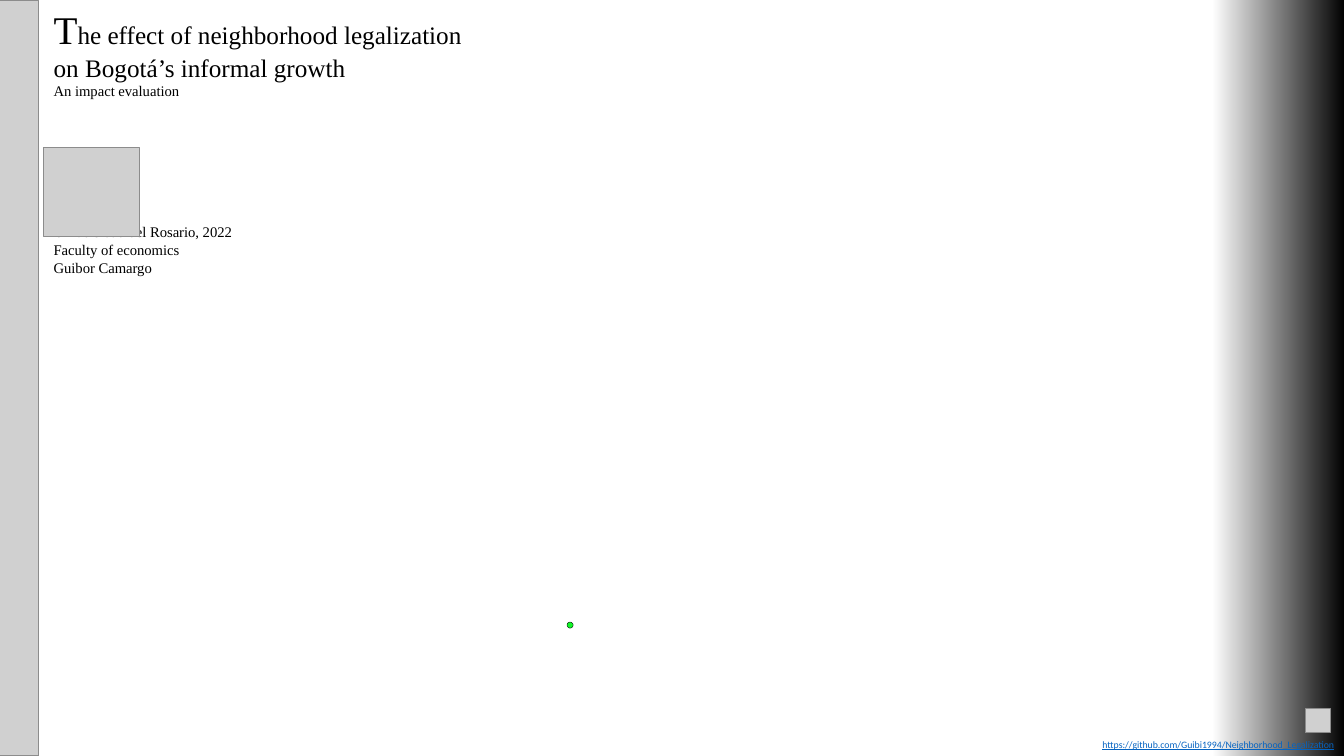
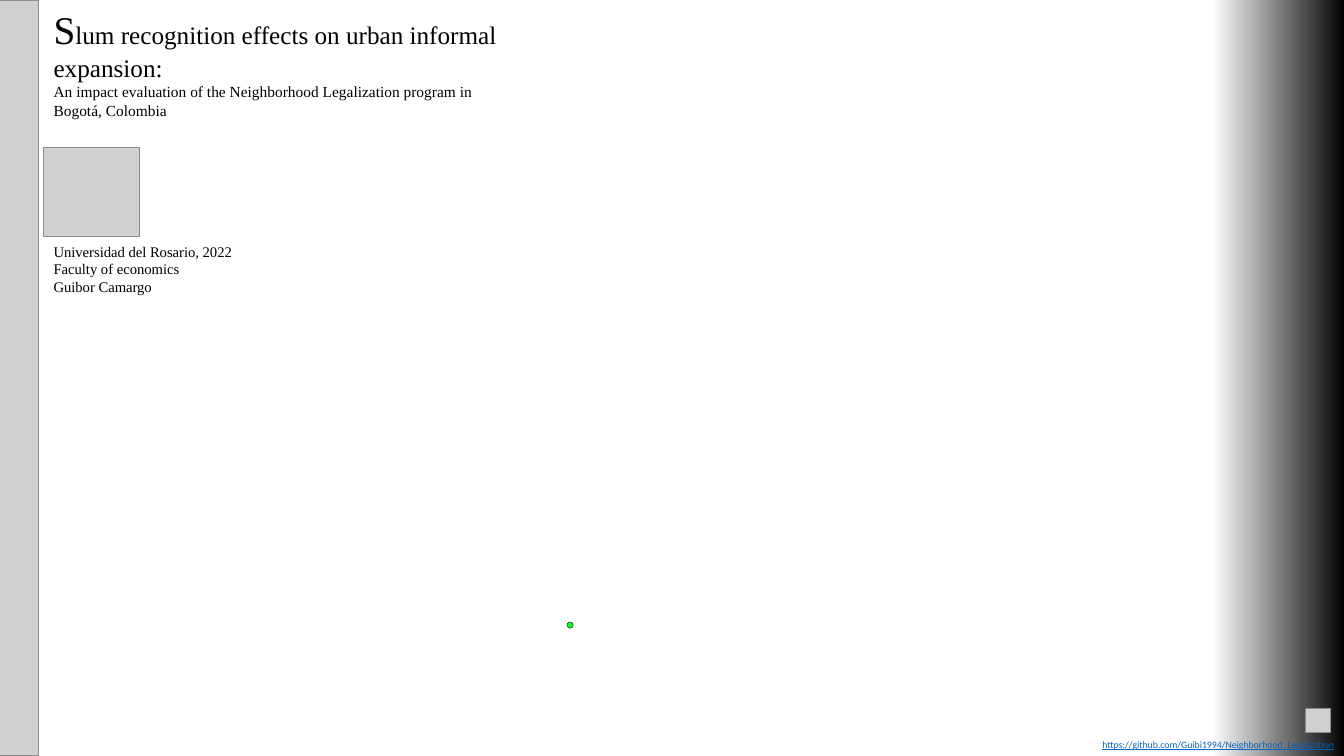
Before and after one commit to Guibi1994/Neighborhood_Legalization, a slide deck: slide 1 of 05_presentations/01_Primera version.pptx. Drawn at 1344x756 pixels with LibreOffice and Linux fonts; fonts in the diff are those of the drawing; grey boxes stand for pictures; background and template pictures are left out. Boxes give left, top, right and bottom in pixels: in the first picture for what was removed or moved away, otherwise in the second. Text is boxed around its words. In the diff, an @@ line names an element or a change of style, - is before the commit and + after.

```diff
--- a/05_presentations/01_Primera version.pptx
+++ b/05_presentations/01_Primera version.pptx
@@ text at <box>54,26,497,119</box>: text changed; size 18 to 11 pt @@
-The effect of neighborhood legalization on Bogotá’s informal growth
-An impact evaluation
+Slum recognition effects on urban informal expansion:
+An impact evaluation of the Neighborhood Legalization program in Bogotá, Colombia
```
Also in this commit, not shown: 2 other files.
